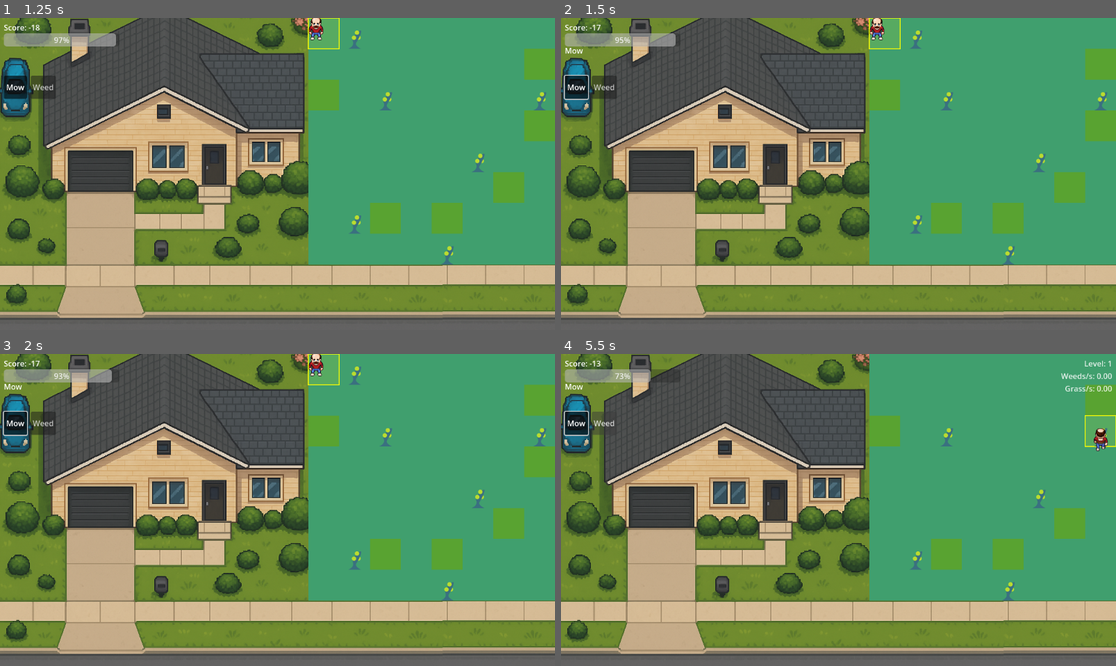
Above: before the commit, frames 1-4 (two rows, left to right).
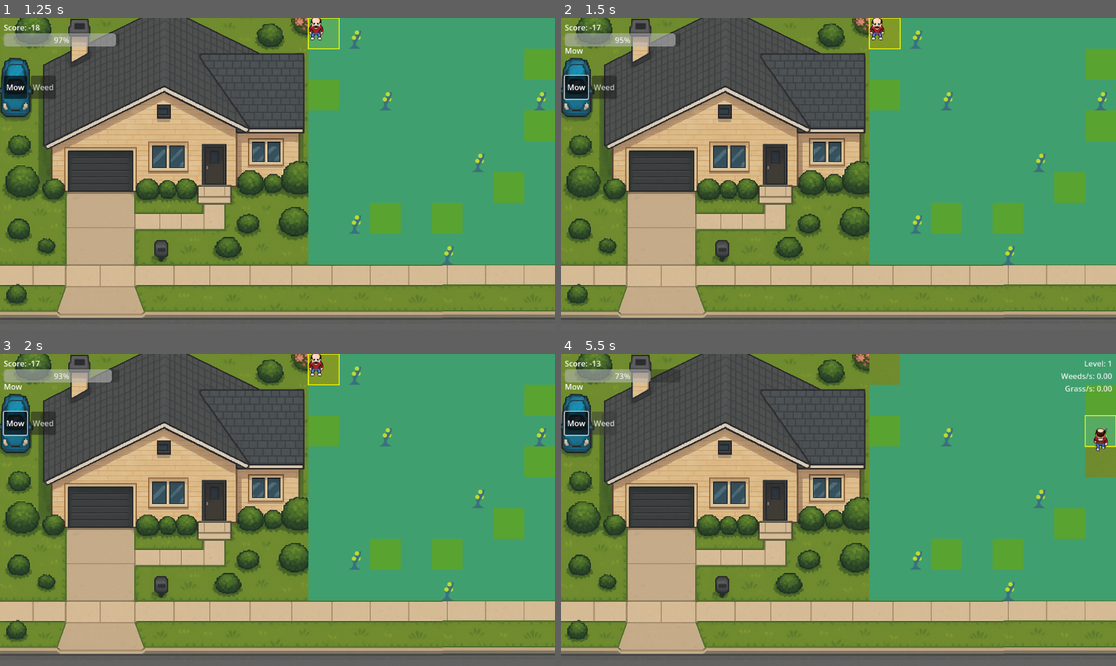
Above: after the commit, the same moments.

Repository: mcelroyian/lawndemonium
Game: Godot game, scene res://scenes/StartScreen.tscn
Two runs of this game, one before a commit and one after it. Both use one fixed random seed, a clock stepped at 60 frames per second and the inputs below.
Inputs:
- Up to frame 1 (1.25 s): click "Start" at 0.5 s
- Up to frame 2 (1.5 s): click "Mow" at 1.25 s
- Up to frame 3 (2 s): no input
- Up to frame 4 (5.5 s): click "Weed" at 2 s; tap Enter at 2.75 s; hold D (move_right) 2.78-3.53 s; hold Space (action) 2.78-3.53 s; hold S (move_down) 3.53-4.28 s; tap Tab (toggle_action) at 3.6 s; hold D (move_right) 4.28-5.03 s; tap Ctrl at 4.35 s; hold W (move_up) from 5.03 s (still down); tap Space (action) at 5.1 s

Frame 1 is identical in both runs. In frame 2, 0.4% of the frame differs, in the area x 55-62%, y 0-10%; in frame 3, 0.4%; in frame 4, 1.1%, in the area x 55-100%, y 0-40%.

Commit message:
Add grass-mown texture and update tile sources in Board script

Diff:
--- a/assets/tiles.tres
+++ b/assets/tiles.tres
@@ -1,6 +1,7 @@
-[gd_resource type="TileSet" load_steps=3 format=3 uid="uid://bk4mjfkyyhxok"]
+[gd_resource type="TileSet" load_steps=5 format=3 uid="uid://bk4mjfkyyhxok"]
 
 [ext_resource type="Texture2D" uid="uid://c1wgnm6cdlsd0" path="res://scenes/tilesheet_complete.png" id="1_8y8ej"]
+[ext_resource type="Texture2D" uid="uid://bwiajfoj300a4" path="res://assets/grass-mown.png" id="2_ms3jd"]
 
 [sub_resource type="TileSetAtlasSource" id="TileSetAtlasSource_ms3jd"]
 texture = ExtResource("1_8y8ej")
@@ -269,6 +270,12 @@
 20:11/0 = 0
 21:11/0 = 0
 
+[sub_resource type="TileSetAtlasSource" id="TileSetAtlasSource_x1i2l"]
+texture = ExtResource("2_ms3jd")
+texture_region_size = Vector2i(64, 64)
+0:0/0 = 0
+
 [resource]
 tile_size = Vector2i(64, 64)
 sources/0 = SubResource("TileSetAtlasSource_ms3jd")
+sources/1 = SubResource("TileSetAtlasSource_x1i2l")
--- a/scenes/Main.tscn
+++ b/scenes/Main.tscn
@@ -4323,7 +4323,7 @@
 z_index = 20
 sprite_frames = SubResource("SpriteFrames_q8u5g")
 animation = &"spellcast_south"
-frame_progress = 0.798893
+frame_progress = 0.735464
 script = ExtResource("5_nxtc6")
 spritesheets_path = "res://assets"
 animation_data = SubResource("Resource_lhr70")
--- a/scripts/Board.gd
+++ b/scripts/Board.gd
@@ -19,6 +19,7 @@
 
 var tiles: Array = []
 var _atlas_source_id: int = -1
+var _atlas_source_ids: Array[int] = [] # Ordered list of atlas source IDs (by source index)
 var weed_mask: Array = [] # 2D bool array matching GRID_SIZE; true if weed present
 var weed_block_until: Array = [] # 2D float array; timestamp until which weeds cannot respawn
 
@@ -45,9 +46,20 @@
 @export var tile_atlas_positions: Array[Vector2i] = [
 	Vector2i(0, 9), # BAD
 	Vector2i(13, 11), # OK (unchanged; specify if different)
-	Vector2i(0, 3), # GOOD
+	Vector2i(0, 0), # GOOD (now uses source index 1 at 0,0)
 	Vector2i(0, 5), # WEED
 	Vector2i(0, 0)  # DIRT
+]
+
+# Optional per-tile source selection (index into TileSet sources order).
+# 0 = first atlas source, 1 = second, etc. Defaults keep all on first source.
+# Set GOOD to 1 to use the new grass-mown tile in assets/tiles.tres.
+@export var tile_atlas_sources: Array[int] = [
+	0, # BAD
+	0, # OK
+	1, # GOOD -> use second atlas source (grass-mown)
+	0, # WEED
+	0  # DIRT
 ]
 
 func _ready() -> void:
@@ -156,7 +168,13 @@
 	tiles[p.y][p.x] = id
 	if _atlas_source_id != -1:
 		var coord := tile_atlas_positions[id] if id >= 0 and id < tile_atlas_positions.size() else Vector2i(id, 0)
-		set_cell(p, _atlas_source_id, coord)
+		var src_index: int = 0
+		if id >= 0 and id < tile_atlas_sources.size():
+			src_index = max(0, tile_atlas_sources[id])
+		var src_id: int = _atlas_source_id
+		if src_index >= 0 and src_index < _atlas_source_ids.size():
+			src_id = _atlas_source_ids[src_index]
+		set_cell(p, src_id, coord)
 	emit_signal("tile_changed", p, id)
 
 func apply_player_action(p: Vector2i, action: String) -> bool:
@@ -279,12 +297,14 @@
 	if tile_set != null:
 		# Find the first atlas source and cache its id.
 		var count := tile_set.get_source_count()
+		_atlas_source_ids.clear()
 		for i in range(count):
 			var sid := tile_set.get_source_id(i)
 			var src := tile_set.get_source(sid)
 			if src is TileSetAtlasSource:
-				_atlas_source_id = sid
-				break
+				_atlas_source_ids.append(sid)
+		if _atlas_source_ids.size() > 0:
+			_atlas_source_id = _atlas_source_ids[0]
 	# If not found, fall back to a minimal generated tileset so the game still runs.
 	if _atlas_source_id == -1:
 		var colors: Array = [
@@ -312,6 +332,7 @@
 		var ts := TileSet.new()
 		ts.tile_size = Vector2i(TILE, TILE)
 		_atlas_source_id = ts.add_source(atlas)
+		_atlas_source_ids = [_atlas_source_id]
 		tile_set = ts
 
 	# Ensure the weeds layer shares this tileset so atlas coords match
@@ -330,13 +351,25 @@
 		for x in range(GRID_SIZE.x):
 			var id: int = tiles[y][x]
 			var coord := tile_atlas_positions[id] if id >= 0 and id < tile_atlas_positions.size() else Vector2i(id, 0)
-			set_cell(Vector2i(x, y), _atlas_source_id, coord)
+			var src_index: int = 0
+			if id >= 0 and id < tile_atlas_sources.size():
+				src_index = max(0, tile_atlas_sources[id])
+			var src_id: int = _atlas_source_id
+			if src_index >= 0 and src_index < _atlas_source_ids.size():
+				src_id = _atlas_source_ids[src_index]
+			set_cell(Vector2i(x, y), src_id, coord)
 	if weeds_layer:
 		weeds_layer.clear()
 		for y in range(GRID_SIZE.y):
 			for x in range(GRID_SIZE.x):
 				if weed_mask[y][x]:
-					weeds_layer.set_cell(Vector2i(x, y), _atlas_source_id, weed_atlas_position)
+					var weed_src_index: int = 0
+					if WEED >= 0 and WEED < tile_atlas_sources.size():
+						weed_src_index = max(0, tile_atlas_sources[WEED])
+					var weed_src_id: int = _atlas_source_id
+					if weed_src_index >= 0 and weed_src_index < _atlas_source_ids.size():
+						weed_src_id = _atlas_source_ids[weed_src_index]
+					weeds_layer.set_cell(Vector2i(x, y), weed_src_id, weed_atlas_position)
 
 func _set_weed(p: Vector2i, present: bool) -> void:
 	if not is_in_bounds(p):
@@ -344,7 +377,13 @@
 	weed_mask[p.y][p.x] = present
 	if weeds_layer and _atlas_source_id != -1:
 		if present:
-			weeds_layer.set_cell(p, _atlas_source_id, weed_atlas_position)
+			var weed_src_index: int = 0
+			if WEED >= 0 and WEED < tile_atlas_sources.size():
+				weed_src_index = max(0, tile_atlas_sources[WEED])
+			var weed_src_id: int = _atlas_source_id
+			if weed_src_index >= 0 and weed_src_index < _atlas_source_ids.size():
+				weed_src_id = _atlas_source_ids[weed_src_index]
+			weeds_layer.set_cell(p, weed_src_id, weed_atlas_position)
 		else:
 			weeds_layer.erase_cell(p)
 	emit_signal("score_changed", calc_score())
Binary file added: assets/grass-mown.png
Not shown, added: assets/grass-mown.png.import
